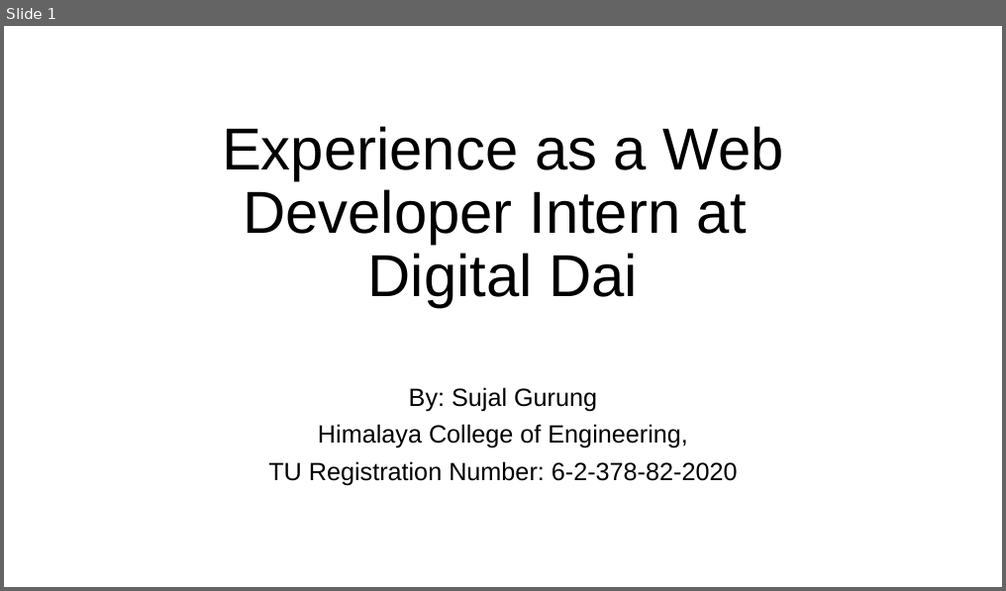
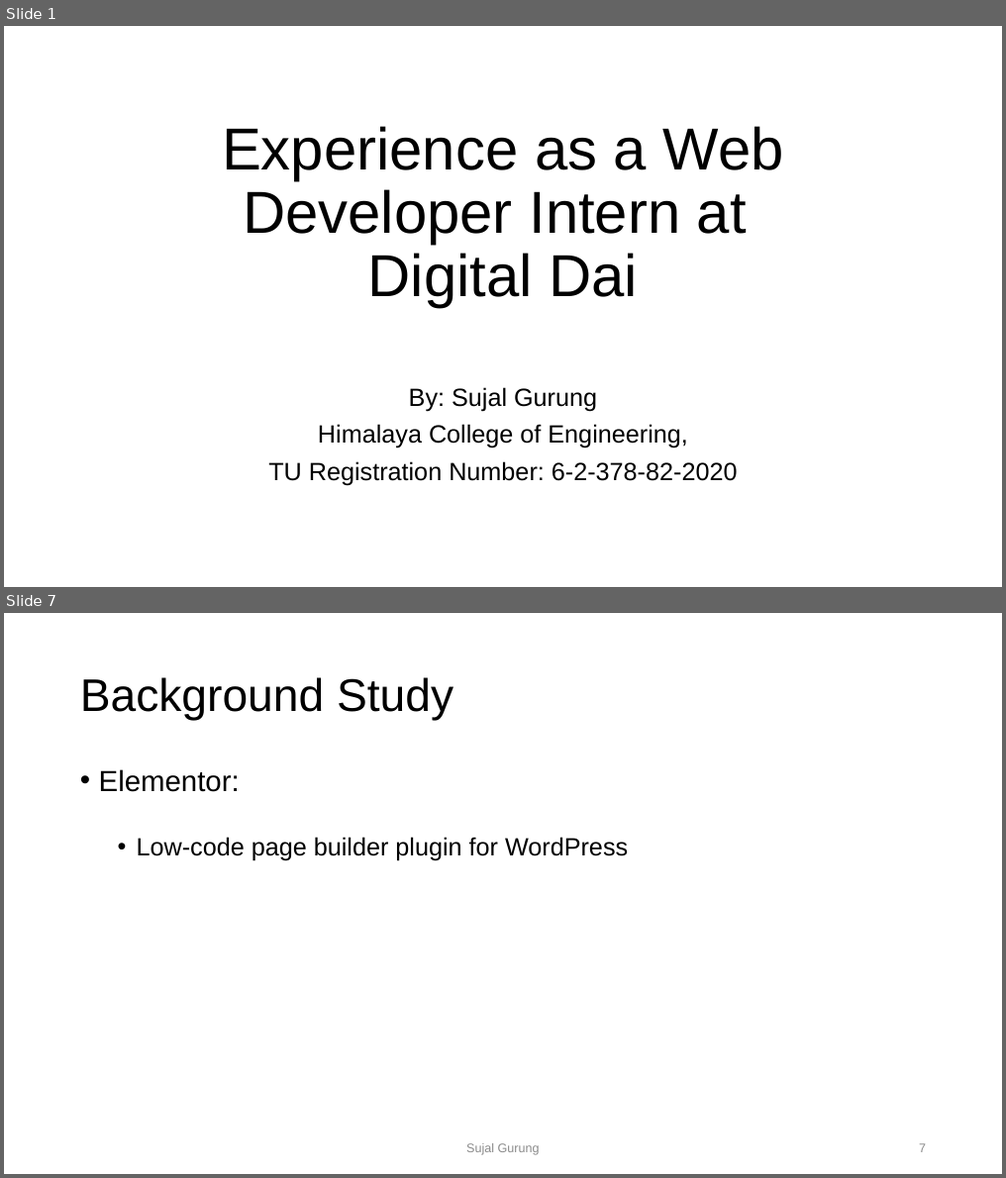
Before and after one commit to dinesh-58/college-files, a slide deck: 7th-sem/internship/Presentation.pptx. Shown one above the other, each under a label of ours: slide 1 before the commit, slides 1 and 7 after it; the slides between them are not shown. The pictures are 1006x591 and 1006x1178 pixels, drawn with LibreOffice and Linux fonts; fonts in the diff are those of the drawing. Boxes give left, top, right and bottom in pixels: in the first picture for what was removed or moved away, otherwise in the second. Text is boxed around its words. In the diff, an @@ line names an element or a change of style, - is before the commit and + after.

```diff
--- a/7th-sem/internship/Presentation.pptx
+++ b/7th-sem/internship/Presentation.pptx
@@ slide 7 added at (4, 613, 1002, 1174), background #FFFFFF @@
@@ title added at (80, 677, 453, 721), 44 pt, text #000000 @@
+Background Study
@@ text added at (99, 769, 628, 861), 24 pt, text #000000 @@
+• Elementor:
+  • Low-code page builder plugin for WordPress
@@ text added at (466, 1144, 540, 1156), 12 pt, text #8C8C8C @@
+Sujal Gurung
@@ page number added at (919, 1144, 926, 1153), 12 pt, text #8C8C8C @@
+7
```
Also in this commit, not shown: 16 slides changed, 2 other slides added, 6 other files.
